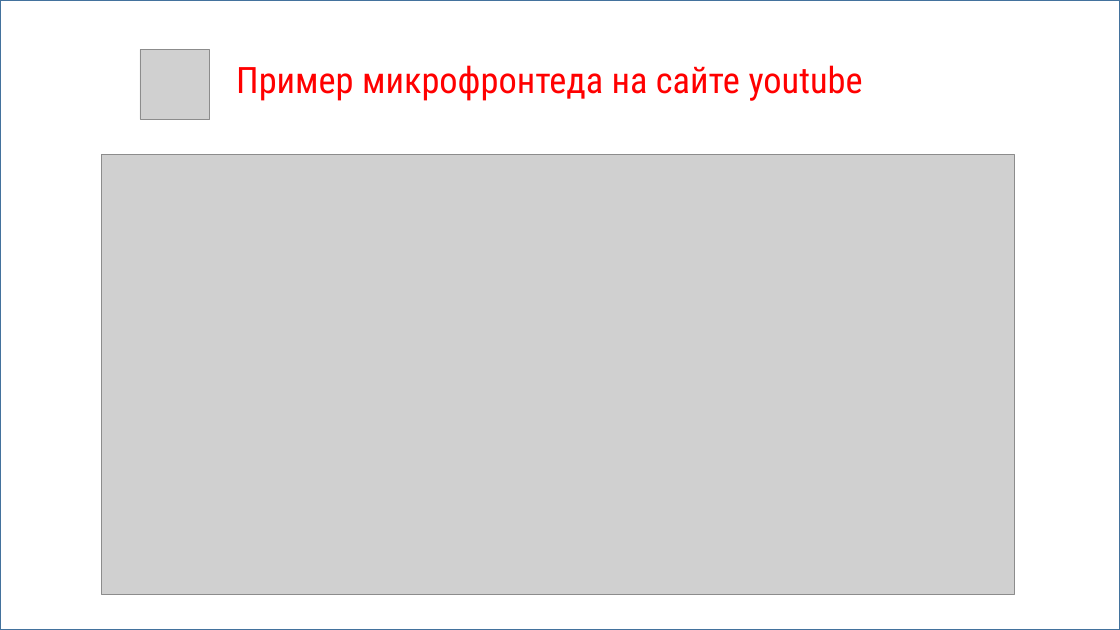
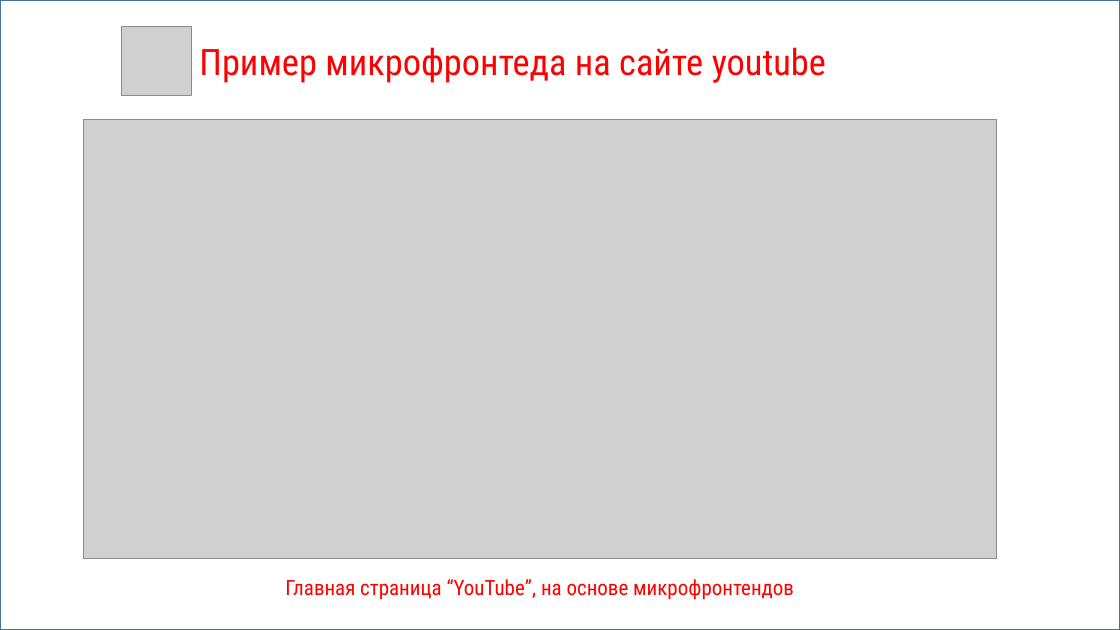
Before and after one commit to kamych1916/-, a slide deck: slide 7 of Презентация.pptx. Drawn at 1120x630 pixels with LibreOffice and Linux fonts; fonts in the diff are those of the drawing; grey boxes stand for pictures. Boxes give left, top, right and bottom in pixels: in the first picture for what was removed or moved away, otherwise in the second. Text is boxed around its words. In the diff, an @@ line names an element or a change of style, - is before the commit and + after.

```diff
--- a/Презентация.pptx
+++ b/Презентация.pptx
@@ picture: place and size @@
-picture at [140,50,210,119]
+picture at [122,26,192,96]
@@ text "Пример микрофронтеда на сайте youtube": place and size @@
-text "Пример микрофронтеда на сайте youtube" at [236,65,863,101]
+text "Пример микрофронтеда на сайте youtube" at [199,47,826,83]
@@ picture: place and size @@
-picture at [102,155,1014,594]
+picture at [84,119,996,559]
@@ text added at [285,579,794,600], 18 pt, text #FF0000 @@
+Главная страница “YouTube”, на основе микрофронтендов
```
Also in this commit, not shown: 4 other slides changed, 4 slides added, 2 slides removed.
